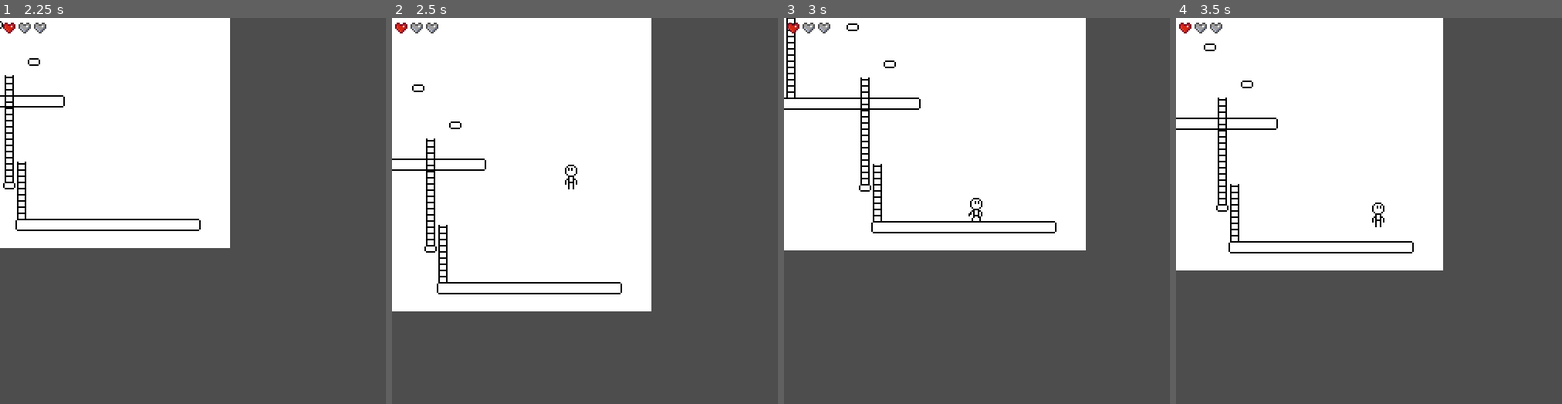
Above: before the commit, frames 1-4 (left to right).
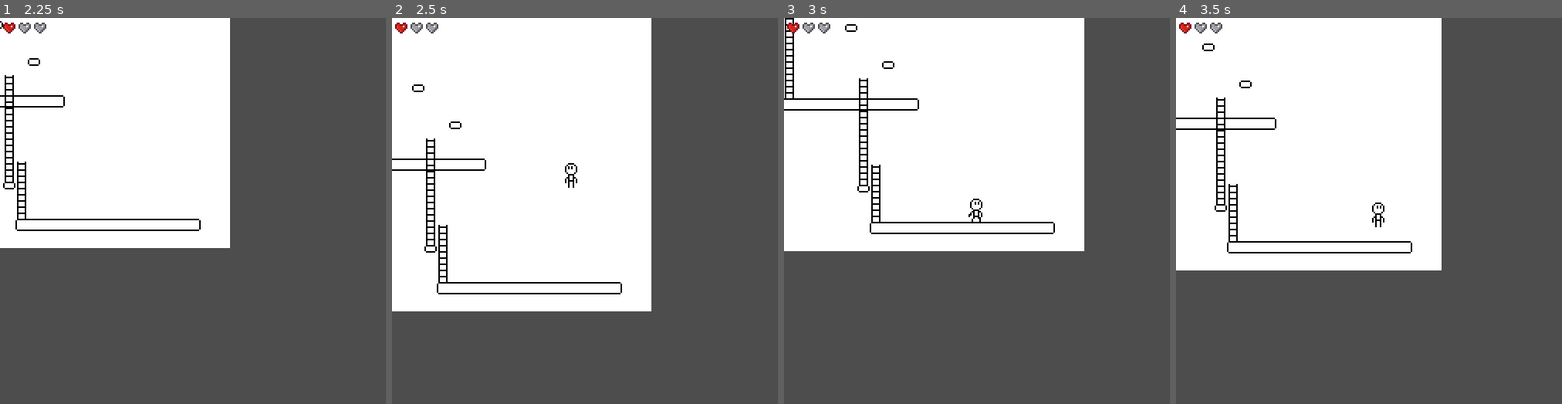
Above: after the commit, the same moments.

Repository: bparticle/godot-basic
Game: Godot game, scene res://Game.tscn
Same seed, same stepped clock (60 frames per second), same inputs: the game is played once before the commit and once after it.
Inputs:
- Up to frame 1 (2.25 s): hold Right (ui_right) 0.53-2.03 s; tap Up (ui_up) at 0.77, 1.52 s; tap Enter at 2 s; hold Left (ui_left) from 2.03 s (still down)
- Up to frame 2 (2.5 s): keep holding Left (ui_left)
- Up to frame 3 (3 s): release Left (ui_left) at 2.78 s; hold Right (ui_right) from 2.78 s (still down)
- Up to frame 4 (3.5 s): keep holding Right (ui_right); tap Up (ui_up) at 3.02 s

Frame 1 is identical in both runs. In frame 2, less than 0.1% of the frame differs, in the area x 44-48%, y 37-45%; in frame 3, 2.3%, in the area x 0-79%, y 0-61%; in frame 4, 1.0%.

Commit message:
better player collission box

Diff:
--- a/Player.gd
+++ b/Player.gd
@@ -13,20 +13,20 @@
 
 # Collision system - easily tweakable in Godot editor
 @export_group("Collision Shapes")
-@export var collision_idle_size: Vector2 = Vector2(7, 14)
+@export var collision_idle_size: Vector2 = Vector2(4, 14)
 @export var collision_idle_offset: Vector2 = Vector2(0, -7)
 
-@export var collision_walk_size: Vector2 = Vector2(7, 14)
+@export var collision_walk_size: Vector2 = Vector2(4, 14)
 @export var collision_walk_offset: Vector2 = Vector2(0, -7)
 
-@export var collision_jump_size: Vector2 = Vector2(7, 12)
+@export var collision_jump_size: Vector2 = Vector2(4, 12)
 @export var collision_jump_offset: Vector2 = Vector2(0, -6)
 
-@export var collision_crouch_size: Vector2 = Vector2(7, 8)
+@export var collision_crouch_size: Vector2 = Vector2(4, 8)
 @export var collision_crouch_offset: Vector2 = Vector2(0, -4)
 
 
-@export var collision_climb_size: Vector2 = Vector2(7, 14)
+@export var collision_climb_size: Vector2 = Vector2(4, 14)
 @export var collision_climb_offset: Vector2 = Vector2(0, -7)
 
 # References
--- a/Player.tscn
+++ b/Player.tscn
@@ -231,7 +231,7 @@
 }]
 
 [sub_resource type="RectangleShape2D" id="collision_shape"]
-size = Vector2(16, 15)
+size = Vector2(6, 15)
 
 [node name="Player" type="CharacterBody2D"]
 script = ExtResource("1_script")
Not shown, changed: export_presets.cfg
